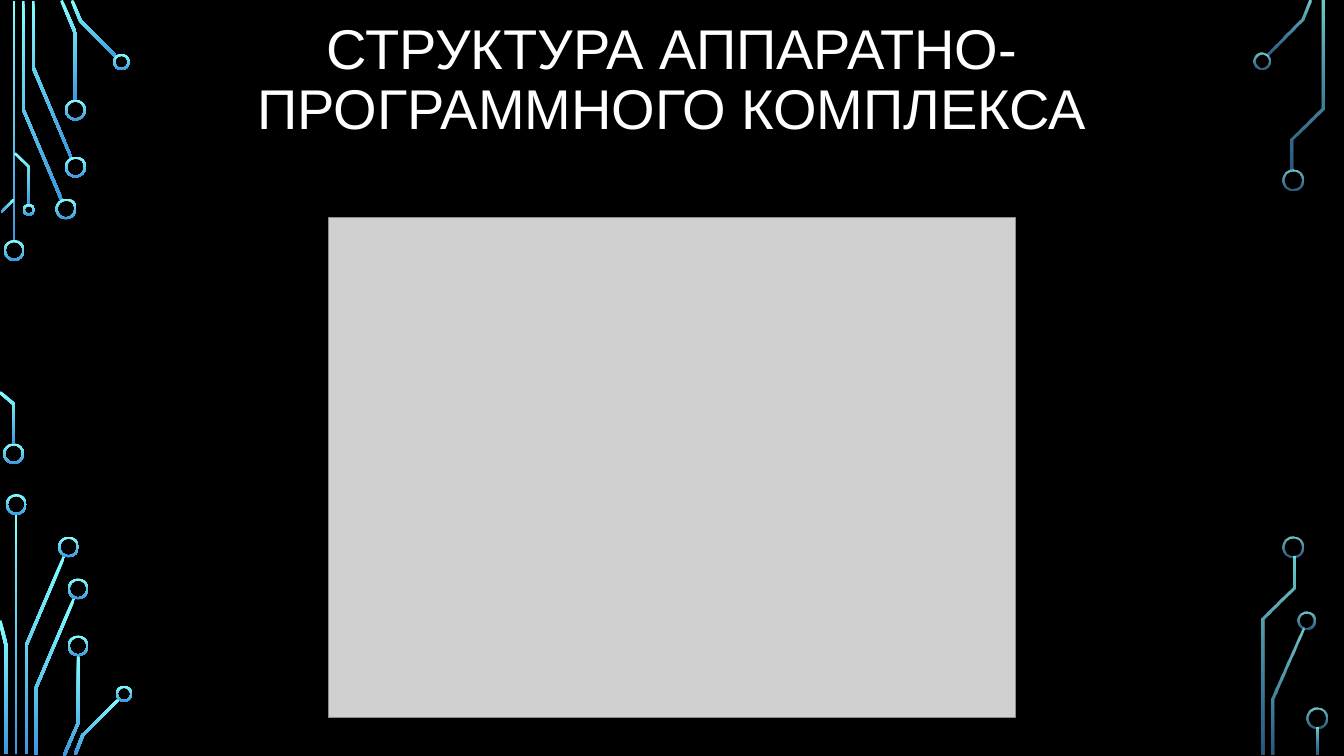
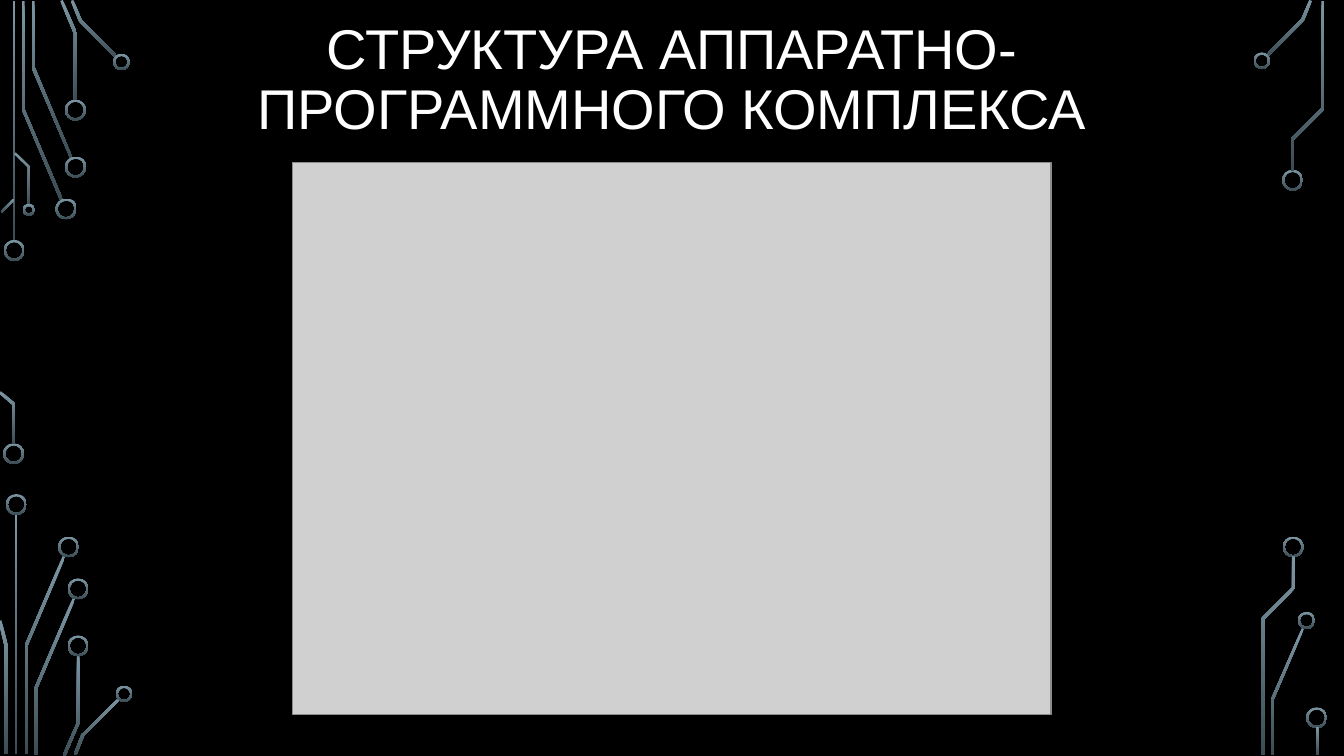
Before and after one commit to ALPause23/Diplom, a slide deck: slide 5 of Презентация.pptx. Drawn at 1344x756 pixels with LibreOffice and Linux fonts; fonts in the diff are those of the drawing; grey boxes stand for pictures; background and template pictures are left out. Boxes give left, top, right and bottom in pixels: in the first picture for what was removed or moved away, otherwise in the second. Text is boxed around its words. In the diff, an @@ line names an element or a change of style, - is before the commit and + after.

```diff
--- a/Презентация.pptx
+++ b/Презентация.pptx
@@ fill gradient #82FFFF to #3D97DE to gradient #7C96A3 to #3B4C54 in 36 elements at box(4, 240, 25, 261), box(3, 444, 24, 465), box(22, 1, 63, 201), box(55, 199, 77, 220), box(31, 1, 72, 158), box(60, 0, 78, 101), box(65, 156, 86, 177), box(65, 100, 86, 121), box(71, 0, 117, 58), box(113, 53, 131, 70), box(1, 199, 15, 213), box(0, 391, 15, 445), box(14, 152, 30, 205), box(22, 204, 34, 216), box(15, 514, 18, 755), box(24, 556, 65, 754), box(6, 494, 27, 515), box(0, 620, 7, 754), box(58, 536, 80, 558), box(34, 598, 76, 755), box(63, 655, 80, 756), box(68, 579, 89, 600), box(68, 635, 89, 656), box(74, 698, 120, 755), box(116, 686, 133, 702), box(1266, 0, 1313, 56), box(1253, 52, 1270, 70), box(1282, 169, 1304, 191), box(1271, 628, 1305, 755), box(1299, 612, 1316, 629), box(1292, 1, 1325, 171), box(1284, 536, 1305, 558), box(1261, 557, 1296, 755), box(1307, 708, 1328, 729), box(1317, 727, 1320, 755), box(12, 1, 15, 242) @@
@@ picture: place and size @@
-picture at box(329, 218, 1016, 718)
+picture at box(292, 163, 1052, 715)
```
Also in this commit, not shown: 10 other slides changed, 2 other files.
